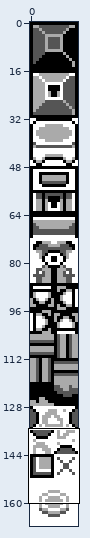
Edited in one commit: sprite sheet (assets/objects.png). Above: a wide view before the commit, with the close-up outlined.
Close-up. Old version:
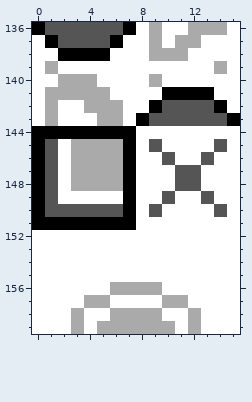
The file is 16x168 pixels. Shown: x 0..15, y 136..159.
The same view after the edit:
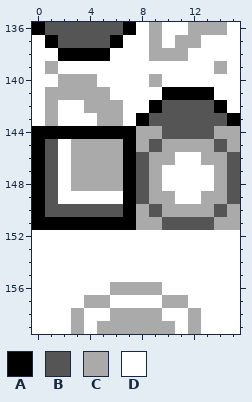
Palette (. is transparent): A #000000  B #555555  C #aaaaaa  D #ffffff
Changes in this commit:
Colour B replaces colour D in row 144 at x 10 to 13; in rows 146 to 149 at x 8 and 15; in row 151 at x 10 to 13.
Colour C replaces colour B in row 146 at x 10 and 13; in row 149 at x 10 and 13.
Colour C replaces colour D in row 144 at x 8 to 9 and 14 to 15; in row 145 at x 8, 10 to 13 and 15; in rows 146 to 149 at x 9 and 14; in row 150 at x 8, 10 to 13 and 15; in row 151 at x 8 to 9 and 14 to 15.
Colour D replaces colour B in rows 147 to 148 at x 11 to 12.
Where, in picture pixels (left, top, right, bottom), the same in both close-ups:
changed: (136, 126, 240, 230)
